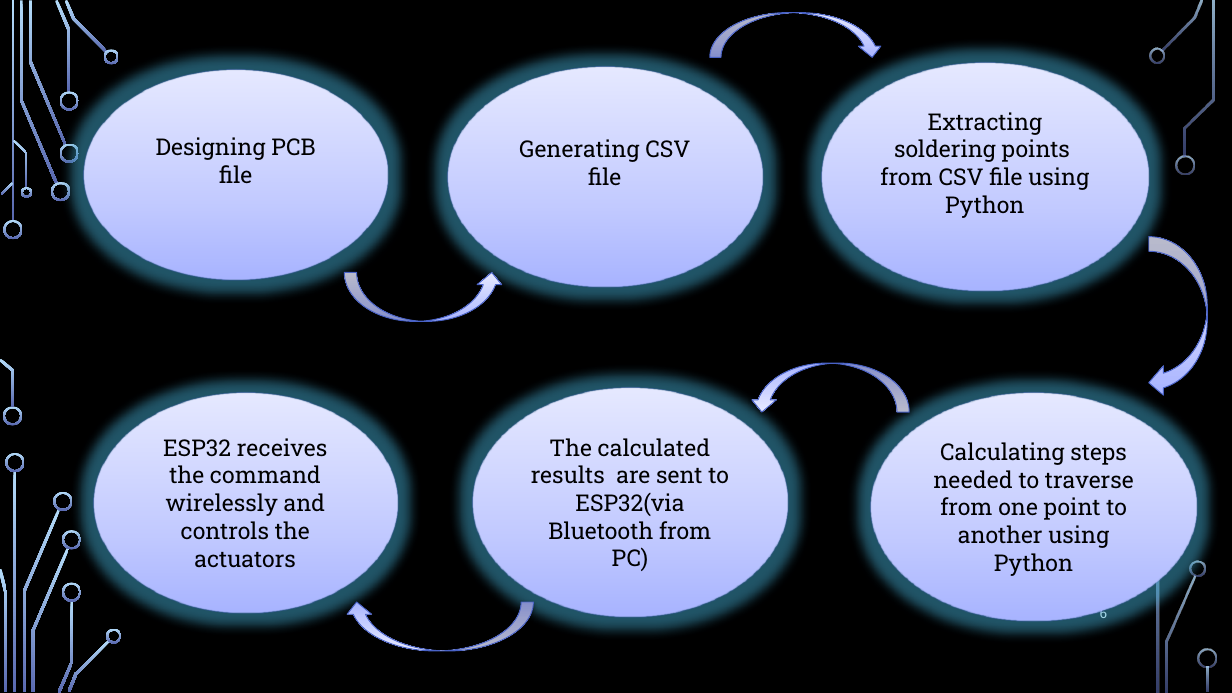
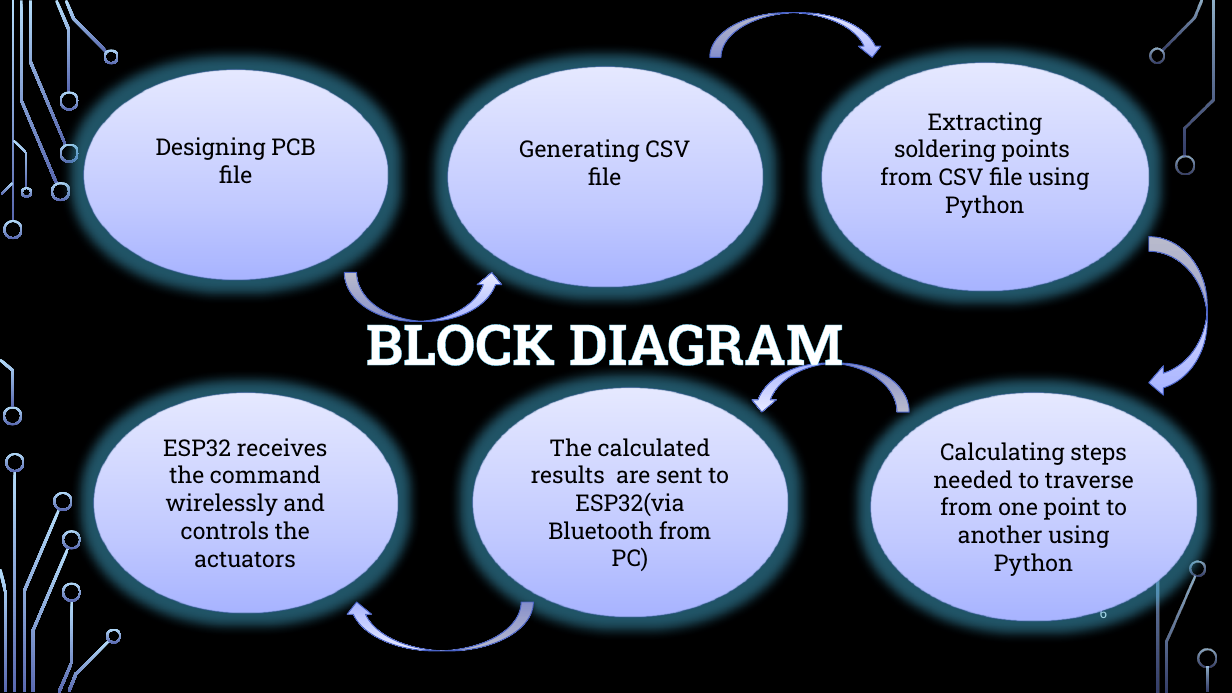
Before and after one commit to kasi2809/plotter_mini_rceg, a slide deck: slide 6 of automated_soldering_machine.pptx. Drawn at 1232x693 pixels with LibreOffice and Linux fonts; fonts in the diff are those of the drawing; background and template pictures are left out. Boxes give left, top, right and bottom in pixels: in the first picture for what was removed or moved away, otherwise in the second. Text is boxed around its words. In the diff, an @@ line names an element or a change of style, - is before the commit and + after.

```diff
--- a/automated_soldering_machine.pptx
+++ b/automated_soldering_machine.pptx
@@ text added at box(366, 313, 843, 378), 44 pt, text #FFFFFF, bold @@
+BLOCK DIAGRAM
```
Also in this commit, not shown: 3 other slides changed.
